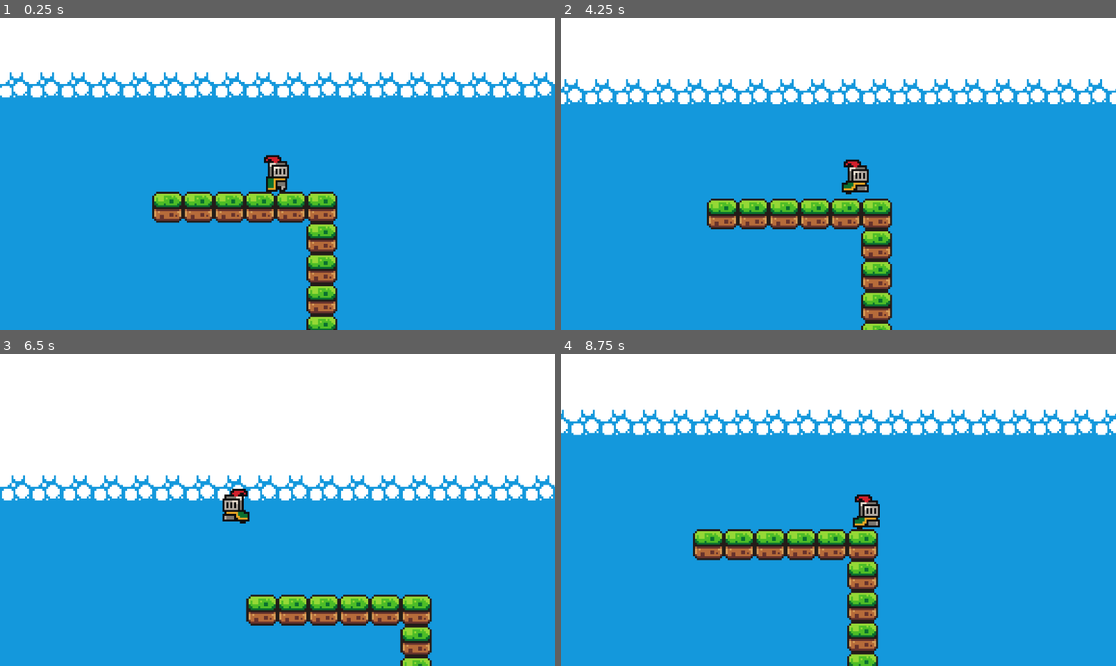
Above: before the commit, frames 1-4 (two rows, left to right).
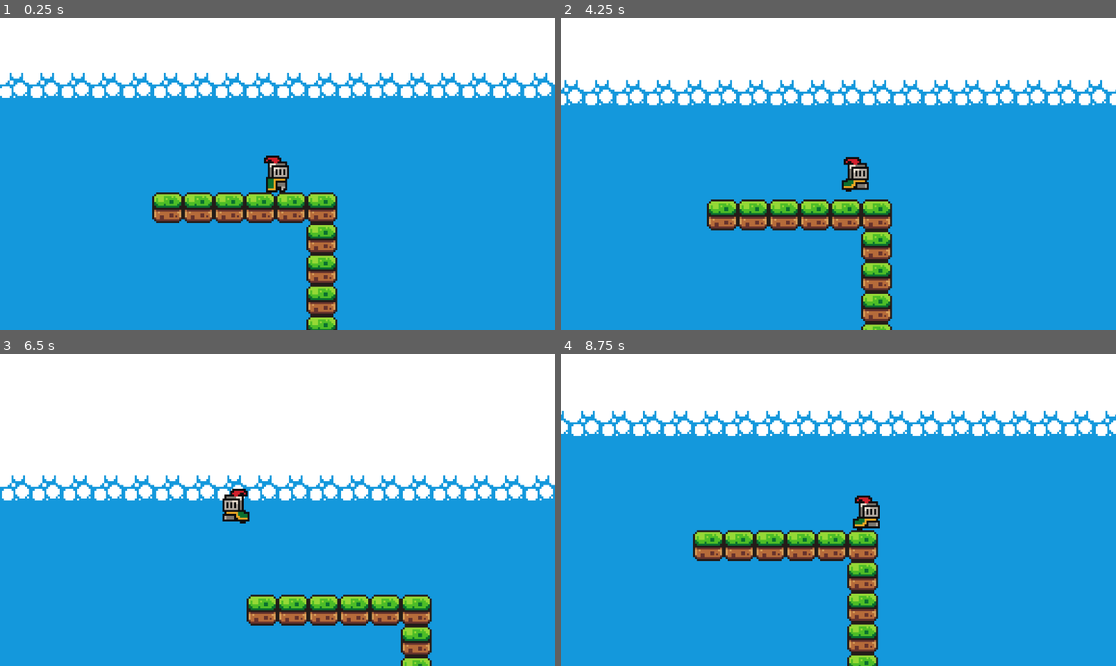
Above: after the commit, the same moments.

Repository: Highlighter56/Brakeys-Game
Game: Godot game, scene res://scense/Levels/level1.tscn
Same seed, same stepped clock (60 frames per second), same inputs: the game is played once before the commit and once after it. Sound files missing from this copy of the repository are replaced by a short silence.
Inputs:
- Up to frame 1 (0.25 s): no input
- Up to frame 2 (4.25 s): hold D (move_right) 0.53-2.03 s; tap W (jump) at 0.6, 0.77, 1.07, 1.52, 1.55, 1.82, 2.1, 3.02, 3.05, 3.32, 3.6, 3.77, 4.07 s; tap E (interact) at 1.35, 2.85 s; hold A (move_left) 2.03-2.78 s; hold D (move_right) from 2.78 s (still down)
- Up to frame 3 (6.5 s): release D (move_right) at 4.28 s; hold A (move_left) 4.28-5.03 s; tap E (interact) at 4.35, 5.85 s; tap W (jump) at 4.52, 4.55, 4.82, 5.1, 6.02, 6.05, 6.32 s; hold D (move_right) 5.03-5.78 s; hold A (move_left) from 5.78 s (still down)
- Up to frame 4 (8.75 s): tap W (jump) at 6.6, 6.77, 7.07, 7.52, 7.55, 7.82, 8.1 s; release A (move_left) at 7.28 s; hold D (move_right) from 7.28 s (still down); tap E (interact) at 7.35 s

The runs differ from the first frame. In frame 1, 2.1% of the frame differs, in the area x 0-100%, y 17-100%; in frame 2, 3.6%, in the area x 0-100%, y 19-100%; in frame 3, less than 0.1%; in frame 4, 3.4%.

Commit message:
Improved State Machine to not leave Player floating

Diff:
--- a/scripts/player.gd
+++ b/scripts/player.gd
@@ -24,28 +24,29 @@
 func _ready():
 	pass
 
-
 # Gets called every frame
 func _process(delta):
-	# State Machine - I dont know if this is actualy what a state machine is, but
+	# State Machine
+	#- I dont know if this is actualy what a state machine is, but
 	# my State Machine is used to keep track of what state the player is in. I put
 	# this here instead of in the _physics_process because I want to leave that for
 	# physics, and this should be being called more frequently anyways, so this will
 	# work
-	if(isDead):
+	if(!isDead):
+		if(!is_on_floor()):
+			if(velocity.y >= 0):
+				currentState = state.FALLING
+				if(is_on_wall() and direction != 0):
+					currentState = state.SLIDING
+			else:
+				currentState = state.JUMPING
+		else:
+			if(direction == 0):
+				currentState = state.IDLE
+			else:
+				currentState = state.RUNNING
+	else:
 		currentState = state.DEAD
-	elif(is_on_floor()):
-		if(direction==0):
-			currentState = state.IDLE
-		else:
-			currentState = state.RUNNING
-	else:
-		if(Input.is_action_just_pressed("jump")):
-			currentState = state.JUMPING
-		if(velocity.y>0):
-			currentState = state.FALLING
-			if(is_on_wall()):
-				currentState = state.SLIDING
 	#print(currentState)
 
 
@@ -55,28 +56,40 @@
 	#print("Current:" + str(currentState))
 	match currentState:
 		state.DEAD:
-			print("State: Dead")
+			print("State: DEAD")
+
 		state.IDLE:
 			print("State: IDLE")
+
 		state.RUNNING:
 			print("State: RUNNING")
+
 		state.JUMPING:
 			print("State: JUMPING")
+
+			velocity.y += gravity * delta
 		state.SLIDING:
 			print("State: SLIDING")
+
+			#if(velocity.y>50):
+			velocity.y=50
 		state.FALLING:
 			print("State: FALLING")
 
+			velocity.y += gravity * delta
 
-	# Add Gravity
+	# This line might need to stay here for starting the game not touching ground
+	# Add Gravity:
 	if(not is_on_floor()):
-		velocity.y += gravity * delta
+		#velocity.y += gravity * delta
+		pass
 
 	# Handles SLiding
 	if((not is_on_floor()) and is_on_wall() and velocity.y>0 and direction!=0):
 		# Sets max fall speed when sliding
-		if(velocity.y>50):
-			velocity.y=50
+		#if(velocity.y>50):
+			#velocity.y=50
+		pass
 
 	# Handles Jumps
 	if(Input.is_action_just_pressed("jump") and is_on_floor()):
Not shown, changed: README.md
